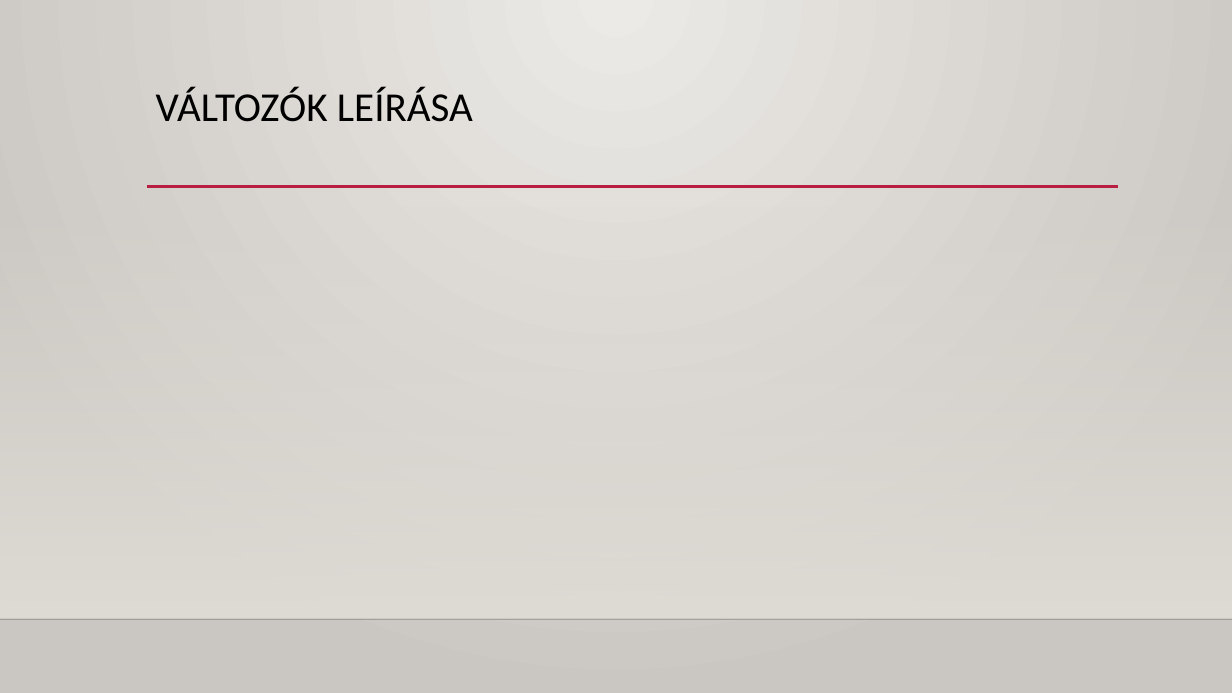
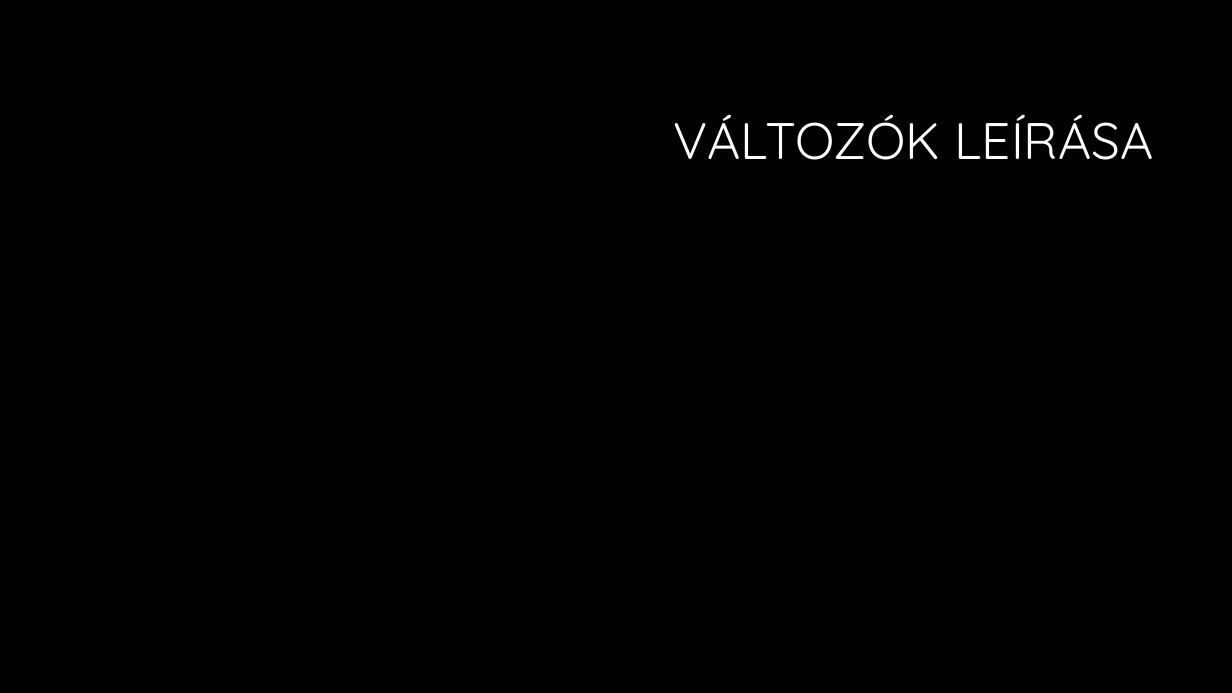
Before and after one commit to DLeves/TobbvaltPet, a slide deck: slide 4 of Prezi.pptx. Drawn at 1232x693 pixels with LibreOffice and Linux fonts; fonts in the diff are those of the drawing; background and template pictures are left out. Boxes give left, top, right and bottom in pixels: in the first picture for what was removed or moved away, otherwise in the second. Text is boxed around its words. In the diff, an @@ line names an element or a change of style, - is before the commit and + after.

```diff
--- a/Prezi.pptx
+++ b/Prezi.pptx
@@ background gradient #ECEAE7 to #CAC7C1 to #000000 @@
@@ title "VÁLTOZÓK LEÍRÁSA": place and size @@
-title "VÁLTOZÓK LEÍRÁSA" at <box>156,87,473,122</box>
+title "VÁLTOZÓK LEÍRÁSA" at <box>674,114,1154,160</box>
@@ title "VÁLTOZÓK LEÍRÁSA" at <box>674,114,1154,160</box>: size 32 to 40 pt, font Calibri to Quicksand, text colour #000000 to #FFFFFF; alignment left to right; vertical alignment top to middle @@
@@ rectangle removed at <box>0,204,1232,619</box> @@
@@ line removed from (147, 187) to (1118, 187) @@
@@ line removed from (0, 619) to (1232, 619) @@
```
Also in this commit, not shown: 3 other slides changed, 1 slide added, 1 slide removed, 1 other file.
